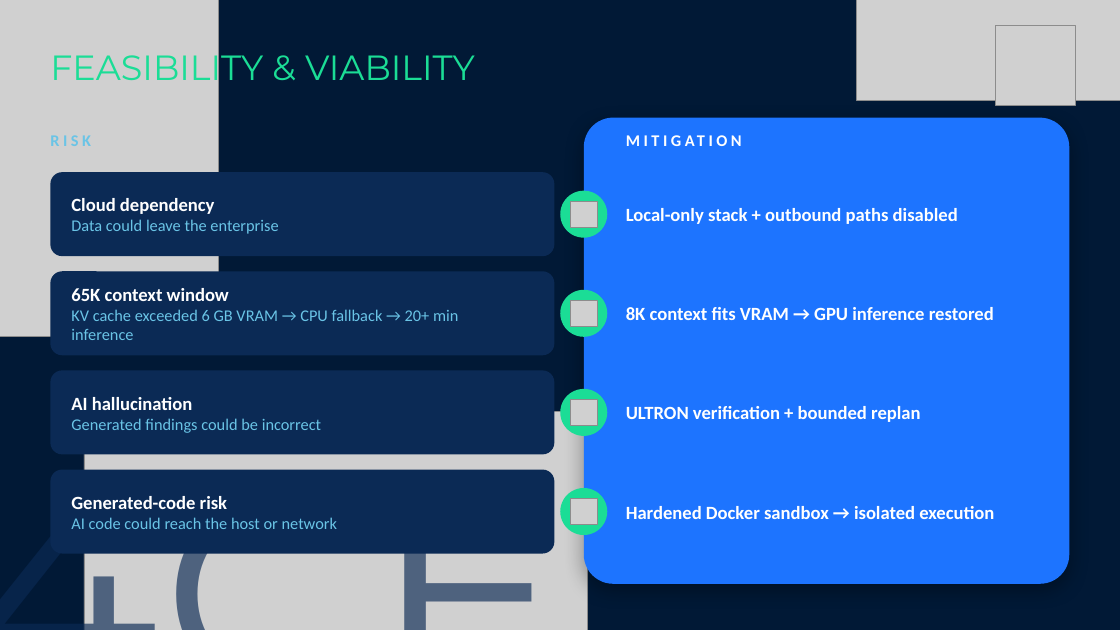
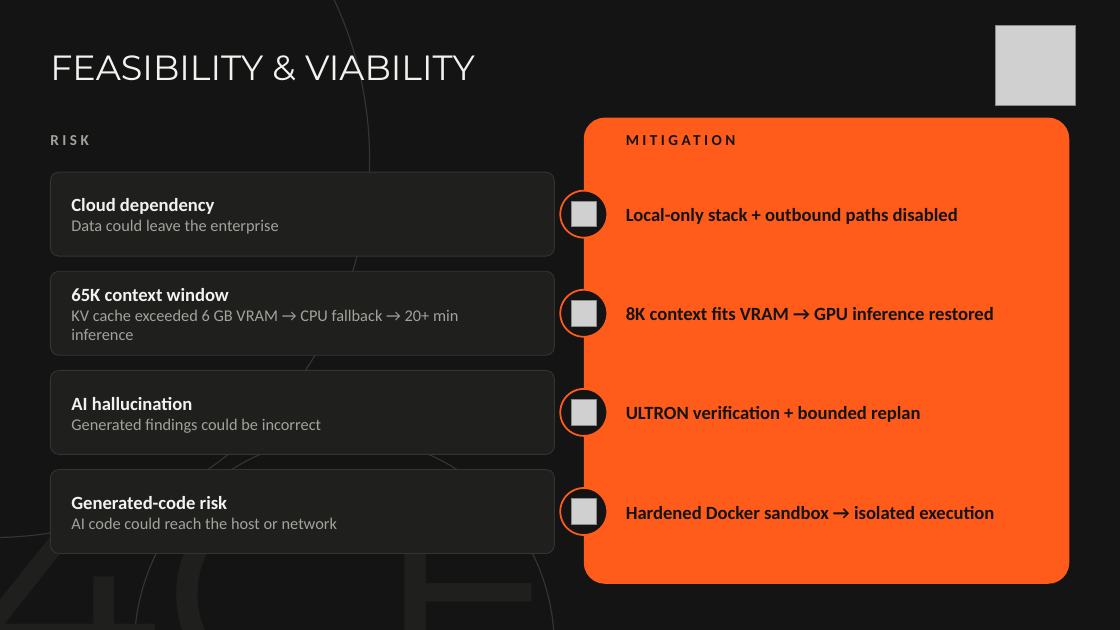
Before and after one commit to Yash3510/Multi-LLM-Agentic-Ai, a slide deck: slide 5 of presentation/Team-Kern-SIH2026-Sovereign-AI.pptx. Drawn at 1120x630 pixels with LibreOffice and Linux fonts; fonts in the diff are those of the drawing; grey boxes stand for pictures. Boxes give left, top, right and bottom in pixels: in the first picture for what was removed or moved away, otherwise in the second. Text is boxed around its words. In the diff, an @@ line names an element or a change of style, - is before the commit and + after.

```diff
--- a/presentation/Team-Kern-SIH2026-Sovereign-AI.pptx
+++ b/presentation/Team-Kern-SIH2026-Sovereign-AI.pptx
@@ background #011936 to #141414 @@
@@ picture removed at (x1=0, y1=0, x2=218, y2=336) @@
@@ ellipse added at (x1=0, y1=0, x2=370, y2=538), outline #343431 1 pt @@
@@ picture removed at (x1=857, y1=0, x2=1120, y2=101) @@
@@ text "FEASIBILITY & VIABILITY" at (x1=50, y1=55, x2=475, y2=80): text colour gradient #1BDD96 to #00B0F0 to #F2F2EE @@
@@ rounded rectangle at (x1=584, y1=118, x2=1070, y2=584): fill #1D74FF to #FF5B1A; shadow off; proportions changed @@
@@ text added at (x1=50, y1=135, x2=88, y2=145), 13 pt, text #A3A39C, bold @@
+RISK
@@ text "MITIGATION" at (x1=626, y1=130, x2=878, y2=160): size 14 to 13 pt, text colour #FFFFFF to #141414 @@
@@ text "Cloud dependency" at (x1=71, y1=198, x2=278, y2=234): text colour #FFFFFF to #F2F2EE in "Cloud dependency"; text colour #6AC4E6 to #A3A39C in "Data could leave the enterprise" @@
@@ text "65K context window" at (x1=71, y1=288, x2=458, y2=340): text colour #FFFFFF to #F2F2EE in "65K context window"; text colour #6AC4E6 to #A3A39C in "KV cache exceeded 6 GB VRAM → ..." @@
@@ text "AI hallucination" at (x1=71, y1=397, x2=321, y2=433): text colour #FFFFFF to #F2F2EE in "AI hallucination"; text colour #6AC4E6 to #A3A39C in "Generated findings could be incorrect" @@
@@ picture removed at (x1=84, y1=412, x2=588, y2=630) @@
@@ text "4CE" at (x1=0, y1=420, x2=773, y2=630): text colour #0B2A55 at 65% opacity to #1F1F1D @@
@@ ellipse added at (x1=134, y1=437, x2=555, y2=630), outline #343431 1 pt @@
@@ fill #0B2A55 to #1F1F1D; outline none to #343431 0.75 pt; proportions changed in 4 elements at (x1=50, y1=172, x2=555, y2=256), (x1=50, y1=271, x2=555, y2=355), (x1=50, y1=371, x2=555, y2=455), (x1=50, y1=470, x2=555, y2=554) @@
@@ text "Generated-code risk" at (x1=71, y1=496, x2=337, y2=529): text colour #FFFFFF to #F2F2EE in "Generated-code risk"; text colour #6AC4E6 to #A3A39C in "AI code could reach the host or ..." @@
@@ text colour #FFFFFF to #141414 in 4 elements at (x1=626, y1=208, x2=958, y2=224), (x1=626, y1=307, x2=994, y2=320), (x1=626, y1=406, x2=920, y2=422), (x1=626, y1=506, x2=994, y2=519) @@
@@ fill #1BDD96 to #141414; outline none to #FF5B1A 1.5 pt in 4 elements at (x1=560, y1=191, x2=607, y2=238), (x1=560, y1=290, x2=607, y2=337), (x1=560, y1=389, x2=607, y2=436), (x1=560, y1=488, x2=607, y2=535) @@
```
Also in this commit, not shown: 9 other slides changed, 6 other files.
